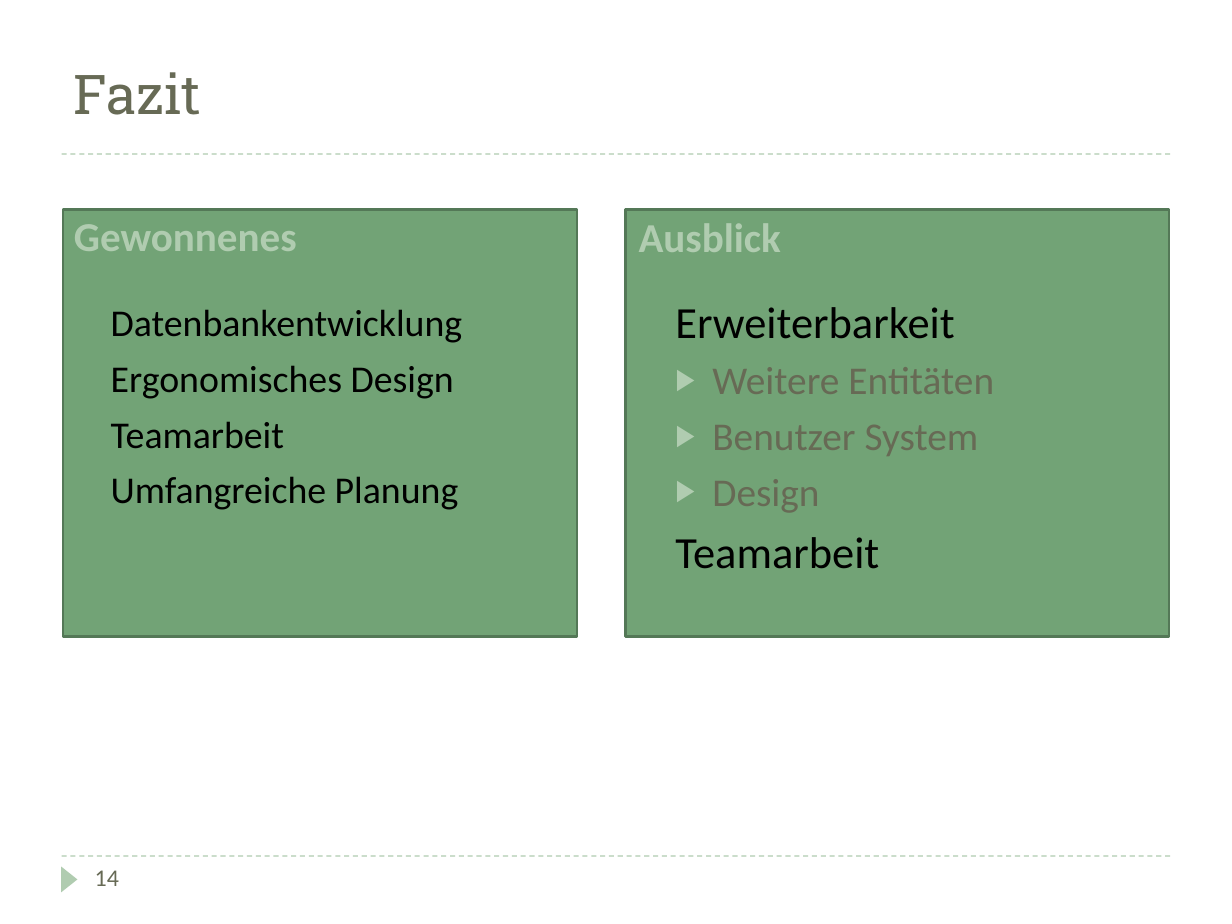
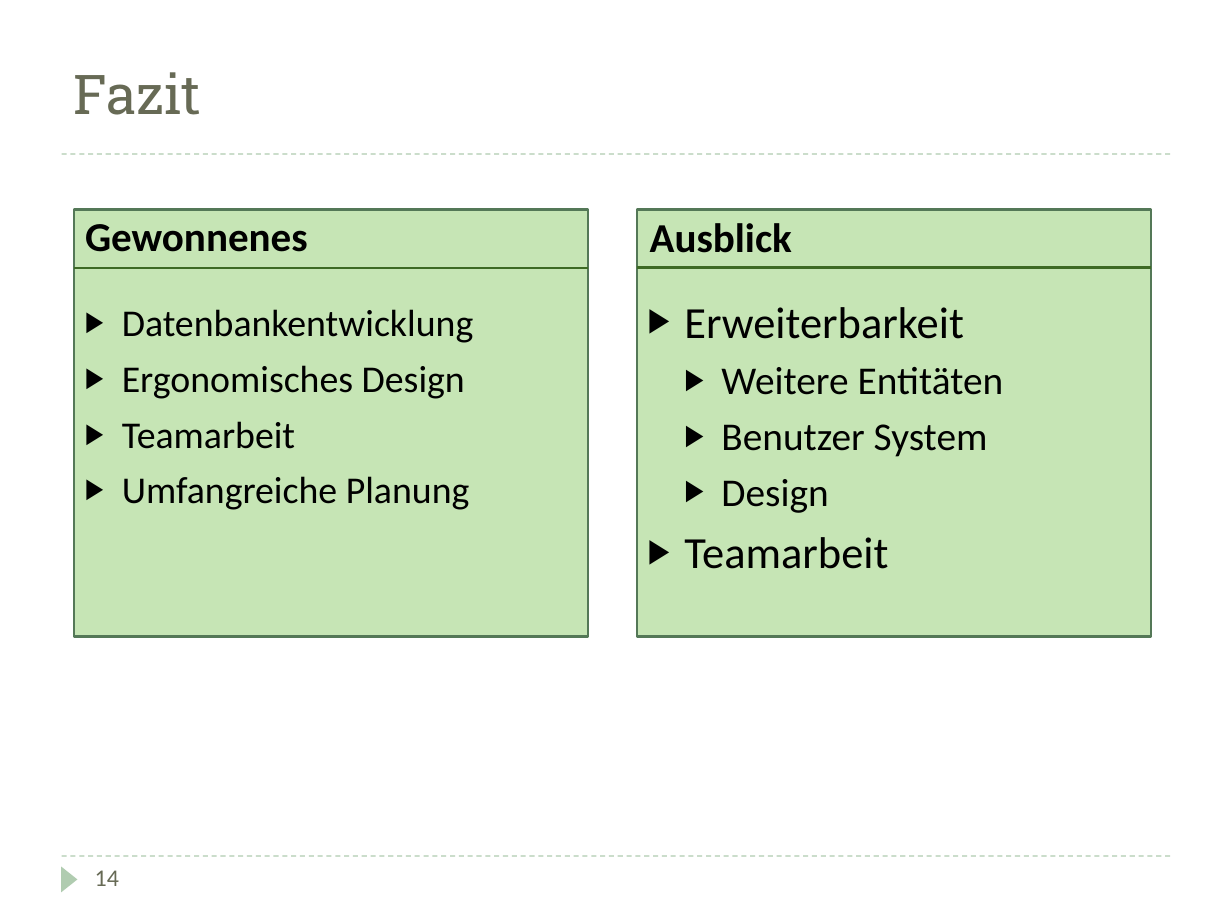
Before and after one commit to DarksideCode/Inventory-Management-System, a slide deck: slide 15 of Doku/Präsentation.pptx. Drawn at 1232x924 pixels with LibreOffice and Linux fonts; fonts in the diff are those of the drawing. Boxes give left, top, right and bottom in pixels: in the first picture for what was removed or moved away, otherwise in the second. Text is boxed around its words. In the diff, an @@ line names an element or a change of style, - is before the commit and + after.

```diff
--- a/Doku/Präsentation.pptx
+++ b/Doku/Präsentation.pptx
@@ text "Gewonnenes" at box(85, 224, 308, 252): text colour #B0CCB0 to #000000 @@
@@ text "Ausblick" at box(650, 223, 792, 253): text colour #B0CCB0 to #000000 @@
@@ 3 texts, 1 rectangle: place and size @@
-3 texts, 1 rectangle at box(63, 209, 781, 636)
+3 texts, 1 rectangle at box(74, 209, 792, 636)
@@ rectangle at box(74, 209, 588, 636): fill #72A376 to #C6E5B5 @@
@@ rectangle at box(637, 209, 1151, 636): fill #72A376 to #C6E5B5 @@
@@ rectangle: place and size @@
-rectangle at box(626, 209, 1169, 636)
+rectangle at box(637, 209, 1151, 636)
@@ line added from (74, 269) to (589, 269), #3D6A24 1.25 pt @@
@@ line added from (637, 267) to (1151, 267), #3D6A24 1.25 pt @@
@@ text "Erweiterbarkeit": place and size @@
-text "Erweiterbarkeit" at box(675, 307, 994, 569)
+text "Erweiterbarkeit" at box(684, 307, 1004, 569)
@@ text "Erweiterbarkeit" at box(684, 307, 1004, 569): text colour #676A55 to #000000 in "Weitere Entitäten", "Benutzer System", "Design" @@
```
Also in this commit, not shown: 9 other slides changed, 4 slides added, 4 slides removed, 2 other files.
